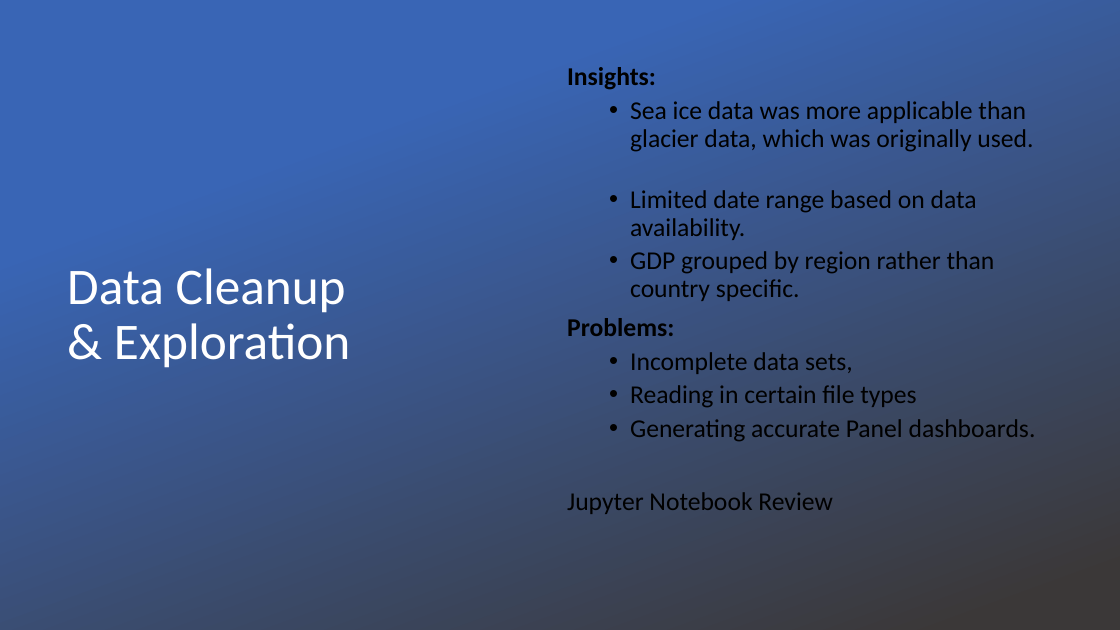
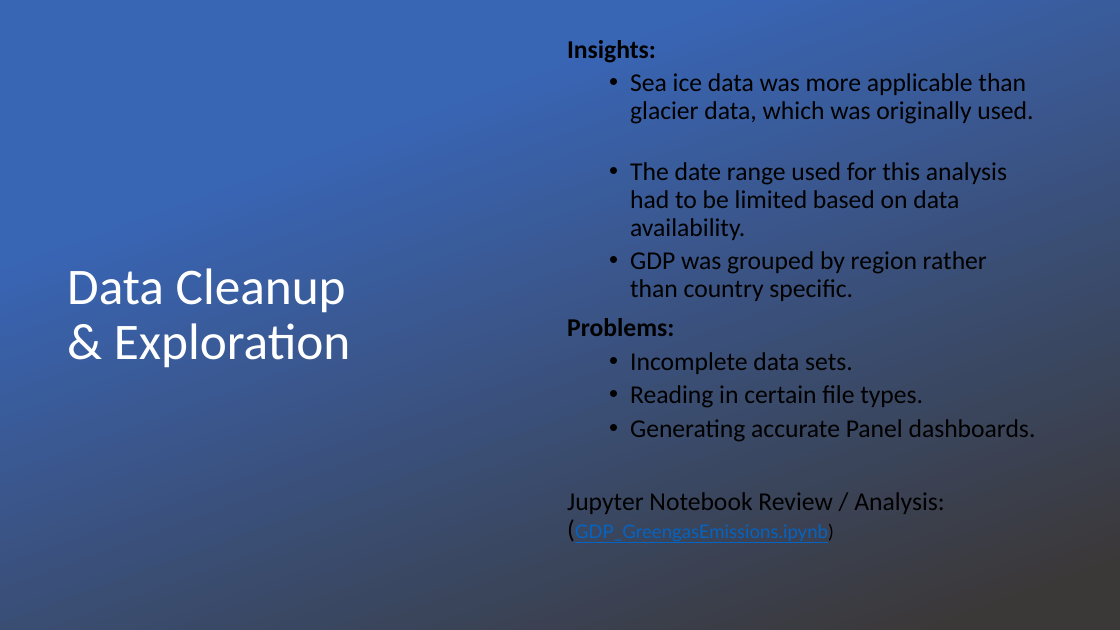
Before and after one commit to hageslel/project_one, a slide deck: slide 8 of Project 1 Presentation.pptx (slide 9 before the commit). Drawn at 1120x630 pixels with LibreOffice and Linux fonts; fonts in the diff are those of the drawing; background and template pictures are left out. Boxes give left, top, right and bottom in pixels: in the first picture for what was removed or moved away, otherwise in the second. Text is boxed around its words. In the diff, an @@ line names an element or a change of style, - is before the commit and + after.

```diff
--- a/Project 1 Presentation.pptx
+++ b/Project 1 Presentation.pptx
@@ text at box(630, 162, 1007, 301): text changed @@
-  • Limited date range based on data availability.
-  • GDP grouped by region rather than country specific.
+  • The date range used for this analysis had to be limited based on data availability.
+  • GDP was grouped by region rather than country specific.
@@ text at box(630, 352, 923, 408): text changed @@
-  • Incomplete data sets,
-  • Reading in certain file types
+  • Incomplete data sets.
+  • Reading in certain file types.
@@ text at box(567, 492, 944, 541): text changed @@
-Jupyter Notebook Review
+Jupyter Notebook Review / Analysis: (GDP_GreengasEmissions.ipynb)
```
Also in this commit, not shown: 4 other slides changed, 1 slide removed.
